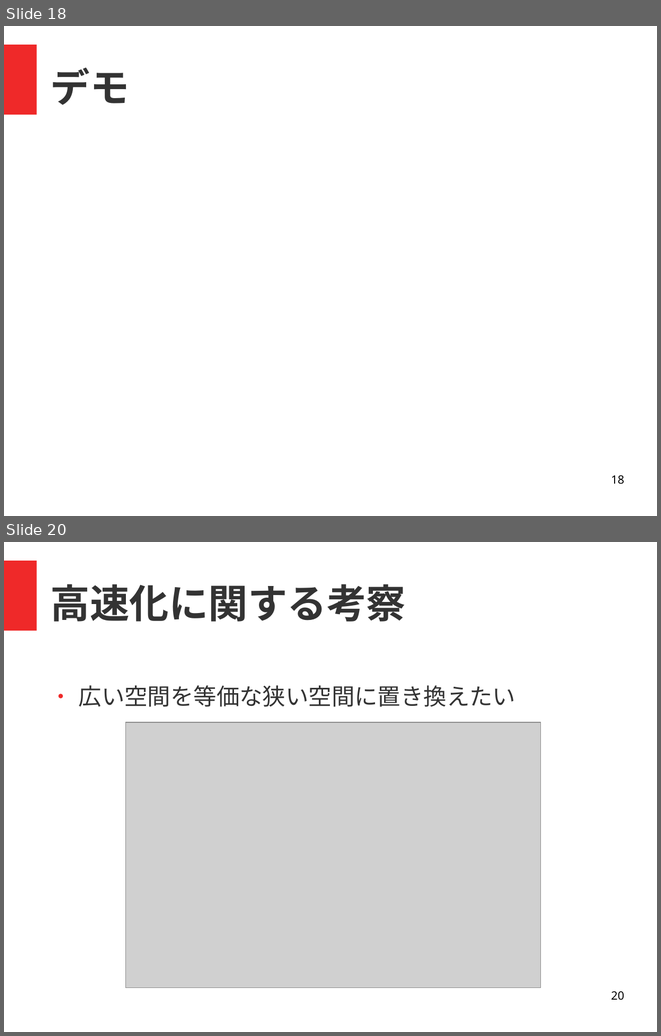
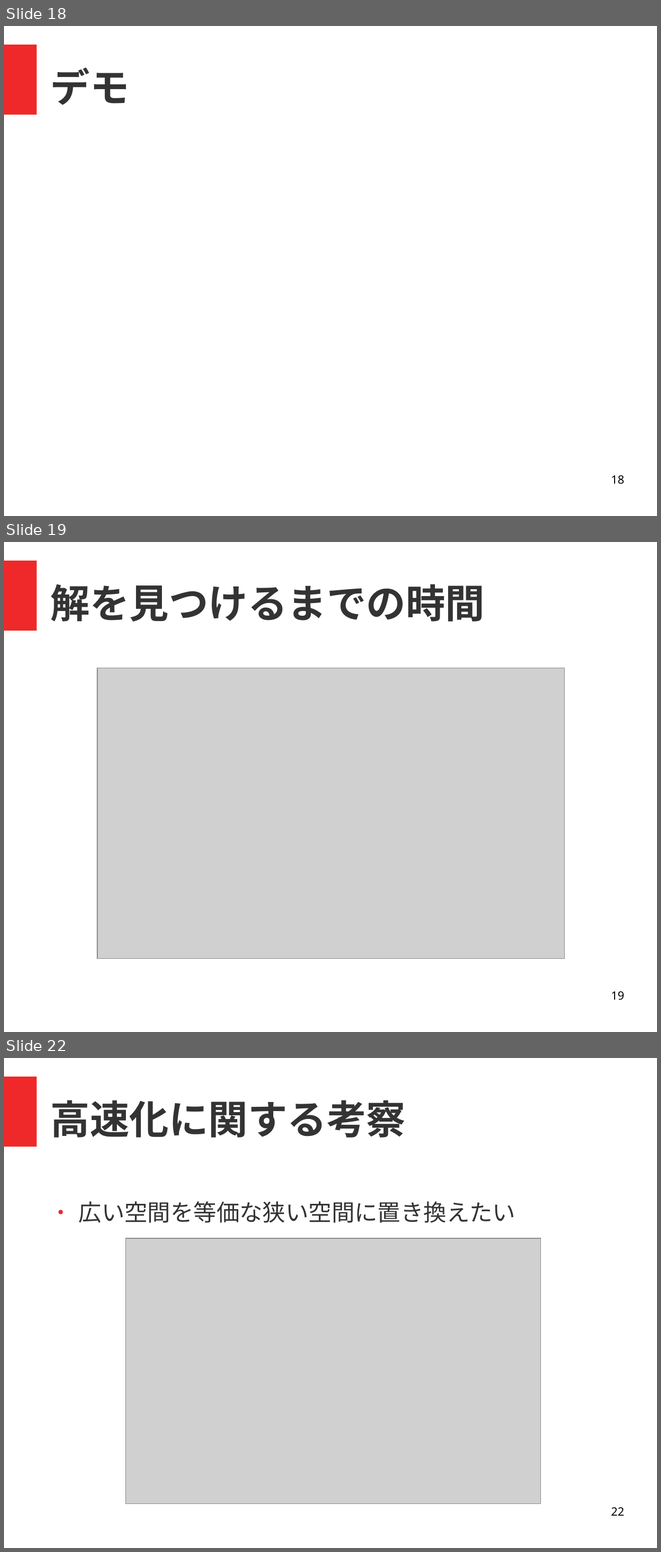
Before and after one commit to ptr-yudai/titech-sokoban, a slide deck: presentation.odp. Shown one above the other, each under a label of ours: slides 18 and 20 before the commit, slides 18, 19 and 22 after it; the slides between them are not shown. The pictures are 661x1036 and 661x1552 pixels, drawn with LibreOffice and Linux fonts; fonts in the diff are those of the drawing; grey boxes stand for pictures. Boxes give left, top, right and bottom in pixels: in the first picture for what was removed or moved away, otherwise in the second. Text is boxed around its words. In the diff, an @@ line names an element or a change of style, - is before the commit and + after.

```diff
--- a/presentation.odp
+++ b/presentation.odp
@@ slide 19 added at (4, 542, 657, 1032), background #FFFFFF; not listed: 1 template element that a slide beside it also shows @@
@@ title added at (51, 584, 485, 622), 48 pt, text #333333, bold @@
+解を見つけるまでの時間
@@ picture added at (97, 668, 565, 959) @@
@@ page number added at (611, 991, 624, 1000), 14 pt, text #000000 @@
+19
@@ what was slide 20 is now slide 22 @@
@@ page number at (611, 1507, 624, 1515): text changed @@
-20
+22
```
Also in this commit, not shown: 5 slides changed, 2 other slides added, 1 slide removed, 1 other file.
